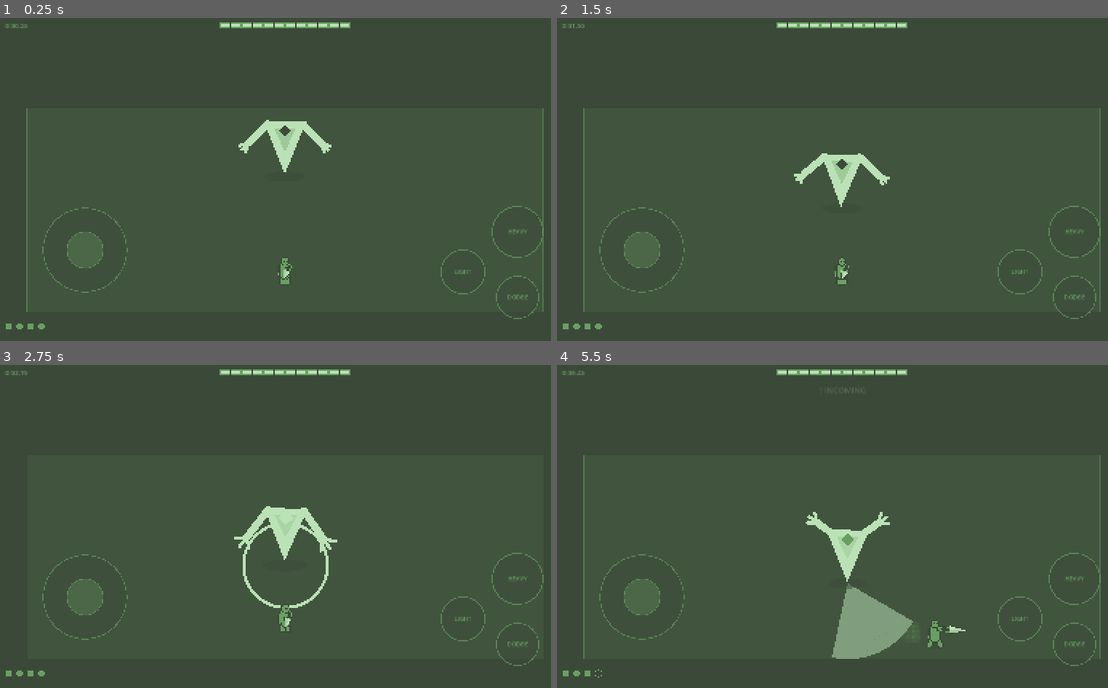
Above: before the commit, frames 1-4 (two rows, left to right).
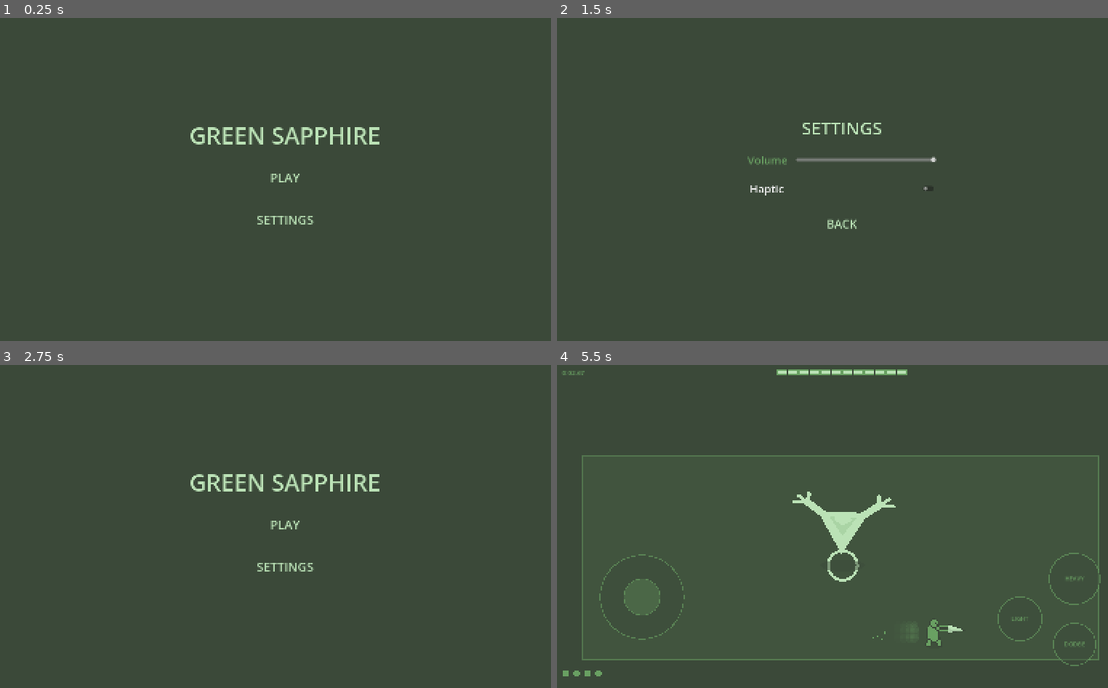
Above: after the commit, the same moments.

Repository: nrkahfirhmd/project-green-sapphire
Game: Godot game, scene res://scenes/home.tscn
Same seed, same stepped clock (60 frames per second), same inputs: the game is played once before the commit and once after it. Before the commit the project starts from res://scenes/main.tscn.
Inputs (mouse positions are in pixels of both pictures, inside the frame that each line leads up to):
- Up to frame 1 (0.25 s): no input
- Up to frame 2 (1.5 s): click (843, 218) at 0.5 s, where only the run after the commit has a clickable "SETTINGS"; click (843, 189) at 1.25 s, where only the run after the commit has a clickable "Haptic"
- Up to frame 3 (2.75 s): click (286, 571) at 2 s, where only the run after the commit has a clickable "BACK"
- Up to frame 4 (5.5 s): click (843, 523) at 2.75 s, where only the run after the commit has a clickable "PLAY"; move the mouse to (970, 507) at 3.52 s; hold D (move_right) 3.53-4.25 s; tap L (attack_heavy) at 3.6 s; click (970, 507) at 3.67 s; drag from (727, 539) to (810, 591) at 4.27 s; move the mouse to (898, 452) at 5.02 s; hold D (move_right) from 5.03 s (still down); tap Space (dodge) at 5.1 s; click (898, 452) at 5.17 s

The runs differ from the first frame. In frame 1, 3.7% of the frame differs, in the area x 1-99%, y 1-97%; in frame 2, 3.6%; in frame 3, 4.1%; in frame 4, 5.0%, in the area x 3-99%, y 1-97%.

Commit message:
feat: add home screen with play and settings
New home.tscn / home.gd is the main scene: PLAY loads the arena,
SETTINGS opens a panel with a volume slider (Master bus) and a haptic
on/off toggle. Both settings live in the Game autoload and persist to
user://settings.cfg; volume is applied to the audio bus on launch.

Diff:
--- a/project.godot
+++ b/project.godot
@@ -11,7 +11,7 @@
 [application]
 
 config/name="Green Sapphire"
-run/main_scene="res://scenes/main.tscn"
+run/main_scene="res://scenes/home.tscn"
 config/features=PackedStringArray("4.7", "Mobile")
 config/icon="res://icon.svg"
 
--- /dev/null
+++ b/scenes/home.tscn
@@ -0,0 +1,109 @@
+[gd_scene load_steps=2 format=3 uid="uid://b0greensapphirehome"]
+
+[ext_resource type="Script" path="res://scripts/home.gd" id="1"]
+
+[node name="Home" type="Control"]
+layout_mode = 3
+anchors_preset = 15
+anchor_right = 1.0
+anchor_bottom = 1.0
+script = ExtResource("1")
+
+[node name="BG" type="ColorRect" parent="."]
+layout_mode = 1
+anchors_preset = 15
+anchor_right = 1.0
+anchor_bottom = 1.0
+color = Color(0.231, 0.286, 0.224, 1)
+
+[node name="Menu" type="CenterContainer" parent="."]
+layout_mode = 1
+anchors_preset = 15
+anchor_right = 1.0
+anchor_bottom = 1.0
+
+[node name="VBox" type="VBoxContainer" parent="Menu"]
+layout_mode = 2
+theme_override_constants/separation = 28
+alignment = 1
+
+[node name="Title" type="Label" parent="Menu/VBox"]
+layout_mode = 2
+theme_override_colors/font_color = Color(0.733, 0.886, 0.714, 1)
+theme_override_font_sizes/font_size = 64
+text = "GREEN SAPPHIRE"
+horizontal_alignment = 1
+
+[node name="Play" type="Button" parent="Menu/VBox"]
+custom_minimum_size = Vector2(360, 88)
+layout_mode = 2
+theme_override_colors/font_color = Color(0.733, 0.886, 0.714, 1)
+theme_override_colors/font_hover_color = Color(1, 1, 1, 1)
+theme_override_colors/font_pressed_color = Color(0.412, 0.627, 0.384, 1)
+theme_override_font_sizes/font_size = 34
+flat = true
+text = "PLAY"
+
+[node name="Settings" type="Button" parent="Menu/VBox"]
+custom_minimum_size = Vector2(360, 88)
+layout_mode = 2
+theme_override_colors/font_color = Color(0.733, 0.886, 0.714, 1)
+theme_override_colors/font_hover_color = Color(1, 1, 1, 1)
+theme_override_colors/font_pressed_color = Color(0.412, 0.627, 0.384, 1)
+theme_override_font_sizes/font_size = 34
+flat = true
+text = "SETTINGS"
+
+[node name="Settings" type="CenterContainer" parent="."]
+layout_mode = 1
+anchors_preset = 15
+anchor_right = 1.0
+anchor_bottom = 1.0
+
+[node name="VBox" type="VBoxContainer" parent="Settings"]
+custom_minimum_size = Vector2(520, 0)
+layout_mode = 2
+theme_override_constants/separation = 32
+alignment = 1
+
+[node name="Title" type="Label" parent="Settings/VBox"]
+layout_mode = 2
+theme_override_colors/font_color = Color(0.733, 0.886, 0.714, 1)
+theme_override_font_sizes/font_size = 48
+text = "SETTINGS"
+horizontal_alignment = 1
+
+[node name="Volume" type="HBoxContainer" parent="Settings/VBox"]
+layout_mode = 2
+theme_override_constants/separation = 24
+
+[node name="Label" type="Label" parent="Settings/VBox/Volume"]
+layout_mode = 2
+theme_override_colors/font_color = Color(0.412, 0.627, 0.384, 1)
+theme_override_font_sizes/font_size = 30
+text = "Volume"
+
+[node name="Slider" type="HSlider" parent="Settings/VBox/Volume"]
+custom_minimum_size = Vector2(0, 44)
+layout_mode = 2
+size_flags_horizontal = 3
+size_flags_vertical = 1
+max_value = 1.0
+step = 0.01
+value = 1.0
+
+[node name="Haptic" type="CheckButton" parent="Settings/VBox"]
+layout_mode = 2
+theme_override_colors/font_color = Color(0.412, 0.627, 0.384, 1)
+theme_override_font_sizes/font_size = 30
+text = "Haptic"
+
+[node name="Back" type="Button" parent="Settings/VBox"]
+custom_minimum_size = Vector2(0, 80)
+layout_mode = 2
+theme_override_colors/font_color = Color(0.733, 0.886, 0.714, 1)
+theme_override_colors/font_hover_color = Color(1, 1, 1, 1)
+theme_override_colors/font_pressed_color = Color(0.412, 0.627, 0.384, 1)
+theme_override_font_sizes/font_size = 32
+flat = true
+text = "BACK"
--- a/scripts/game.gd
+++ b/scripts/game.gd
@@ -1,5 +1,41 @@
 extends Node
-## Global singleton: locked palette, hit-stop, session-best run stats.
+## Global singleton: locked palette, hit-stop, session-best run stats, settings.
+
+# --- Settings (persisted to user://) ---------------------------------
+const _CFG_PATH := "user://settings.cfg"
+var volume := 1.0            # 0..1, Master bus
+var haptic_enabled := true
+
+func _ready() -> void:
+	_load_settings()
+	apply_volume()
+
+func apply_volume() -> void:
+	var idx := AudioServer.get_bus_index("Master")
+	AudioServer.set_bus_volume_db(idx, linear_to_db(clampf(volume, 0.0001, 1.0)))
+	AudioServer.set_bus_mute(idx, volume <= 0.001)
+
+func set_volume(v: float) -> void:
+	volume = clampf(v, 0.0, 1.0)
+	apply_volume()
+	_save_settings()
+
+func set_haptic(on: bool) -> void:
+	haptic_enabled = on
+	_save_settings()
+
+func _load_settings() -> void:
+	var cfg := ConfigFile.new()
+	if cfg.load(_CFG_PATH) != OK:
+		return
+	volume = cfg.get_value("audio", "volume", volume)
+	haptic_enabled = cfg.get_value("input", "haptic", haptic_enabled)
+
+func _save_settings() -> void:
+	var cfg := ConfigFile.new()
+	cfg.set_value("audio", "volume", volume)
+	cfg.set_value("input", "haptic", haptic_enabled)
+	cfg.save(_CFG_PATH)
 
 # --- Locked 3-color palette (design bible) -------------------------------
 const DEEP_MOSS := Color("3B4939")     # arena, eye idle, sword grip
--- /dev/null
+++ b/scripts/home.gd
@@ -0,0 +1,27 @@
+extends Control
+## Home screen: Play / Settings. Settings holds volume and a haptic toggle,
+## both stored in the Game autoload (persisted to user://settings.cfg).
+## Native Control nodes so touch, mouse, and keyboard focus all work for free.
+
+@onready var _menu: Control = $Menu
+@onready var _settings: Control = $Settings
+
+
+func _ready() -> void:
+	$Menu/VBox/Play.pressed.connect(func(): get_tree().change_scene_to_file("res://scenes/main.tscn"))
+	$Menu/VBox/Settings.pressed.connect(_open_settings.bind(true))
+	$Settings/VBox/Back.pressed.connect(_open_settings.bind(false))
+
+	var slider: HSlider = $Settings/VBox/Volume/Slider
+	var haptic: CheckButton = $Settings/VBox/Haptic
+	slider.value = Game.volume
+	haptic.button_pressed = Game.haptic_enabled
+	slider.value_changed.connect(func(v): Game.set_volume(v))
+	haptic.toggled.connect(func(on): Game.set_haptic(on))
+
+	_open_settings(false)
+
+
+func _open_settings(on: bool) -> void:
+	_settings.visible = on
+	_menu.visible = not on
